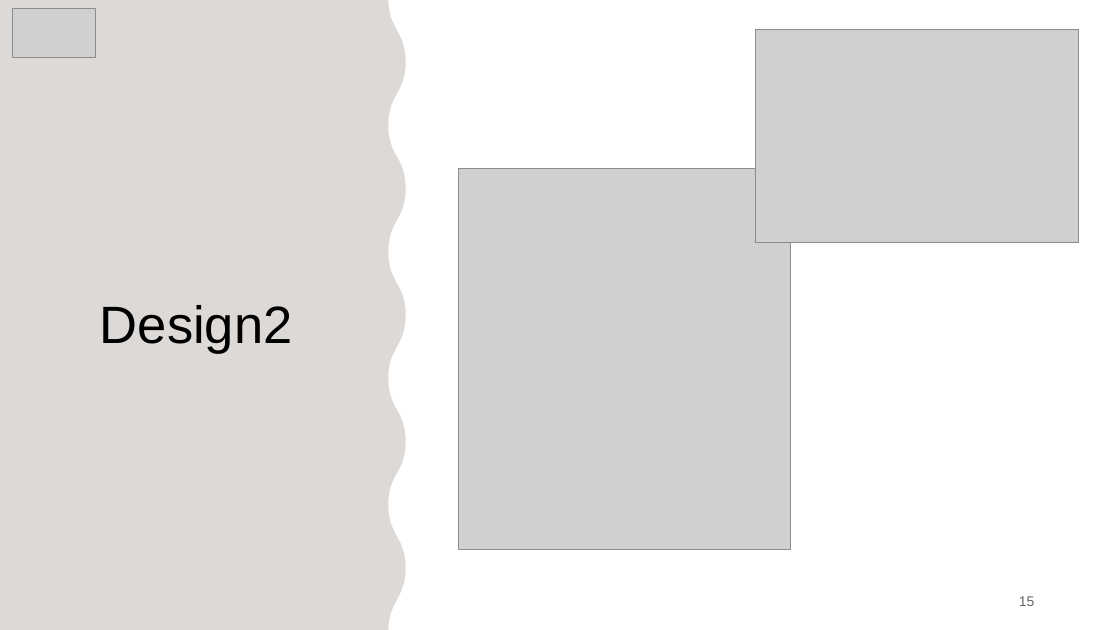
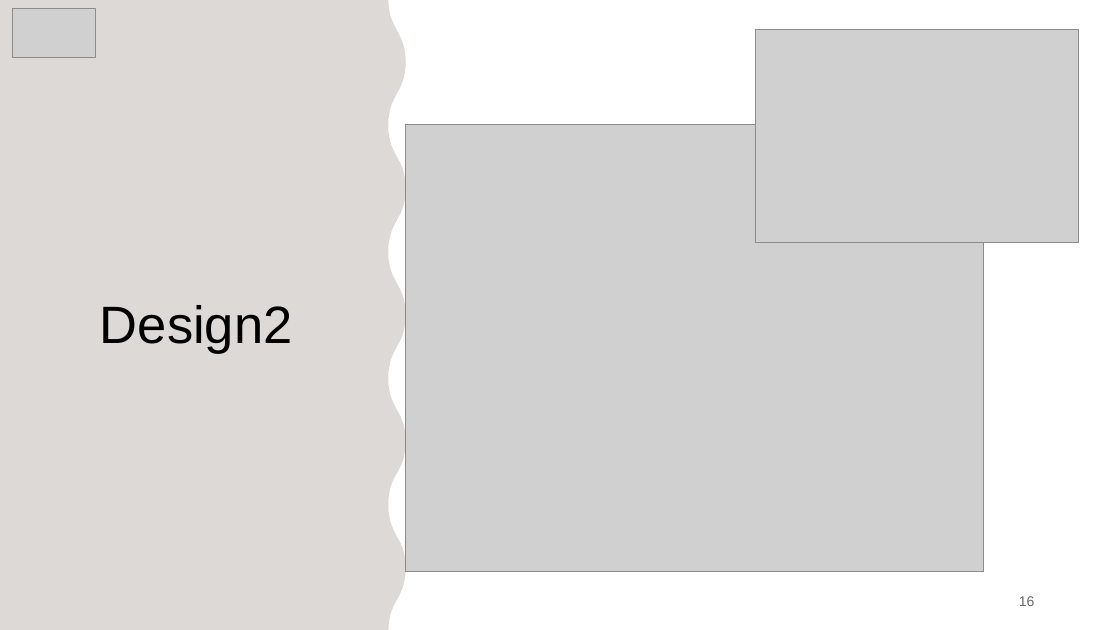
Before and after one commit to JasmeetMatta/Precision-Farming-Bot, a slide deck: slide 16 of Presentation/Final Precision Farming Using Autonomous Vehicle.pptx (slide 15 before the commit). Drawn at 1120x630 pixels with LibreOffice and Linux fonts; fonts in the diff are those of the drawing; grey boxes stand for pictures. Boxes give left, top, right and bottom in pixels: in the first picture for what was removed or moved away, otherwise in the second. Text is boxed around its words. In the diff, an @@ line names an element or a change of style, - is before the commit and + after.

```diff
--- a/Presentation/Final Precision Farming Using Autonomous Vehicle.pptx
+++ b/Presentation/Final Precision Farming Using Autonomous Vehicle.pptx
@@ picture: place and size @@
-picture at box(459, 169, 791, 549)
+picture at box(406, 125, 984, 572)
@@ page number at box(1019, 596, 1035, 606): text changed @@
-15
+16
```
Also in this commit, not shown: 2 other slides changed, 1 slide added, 1 other file.
